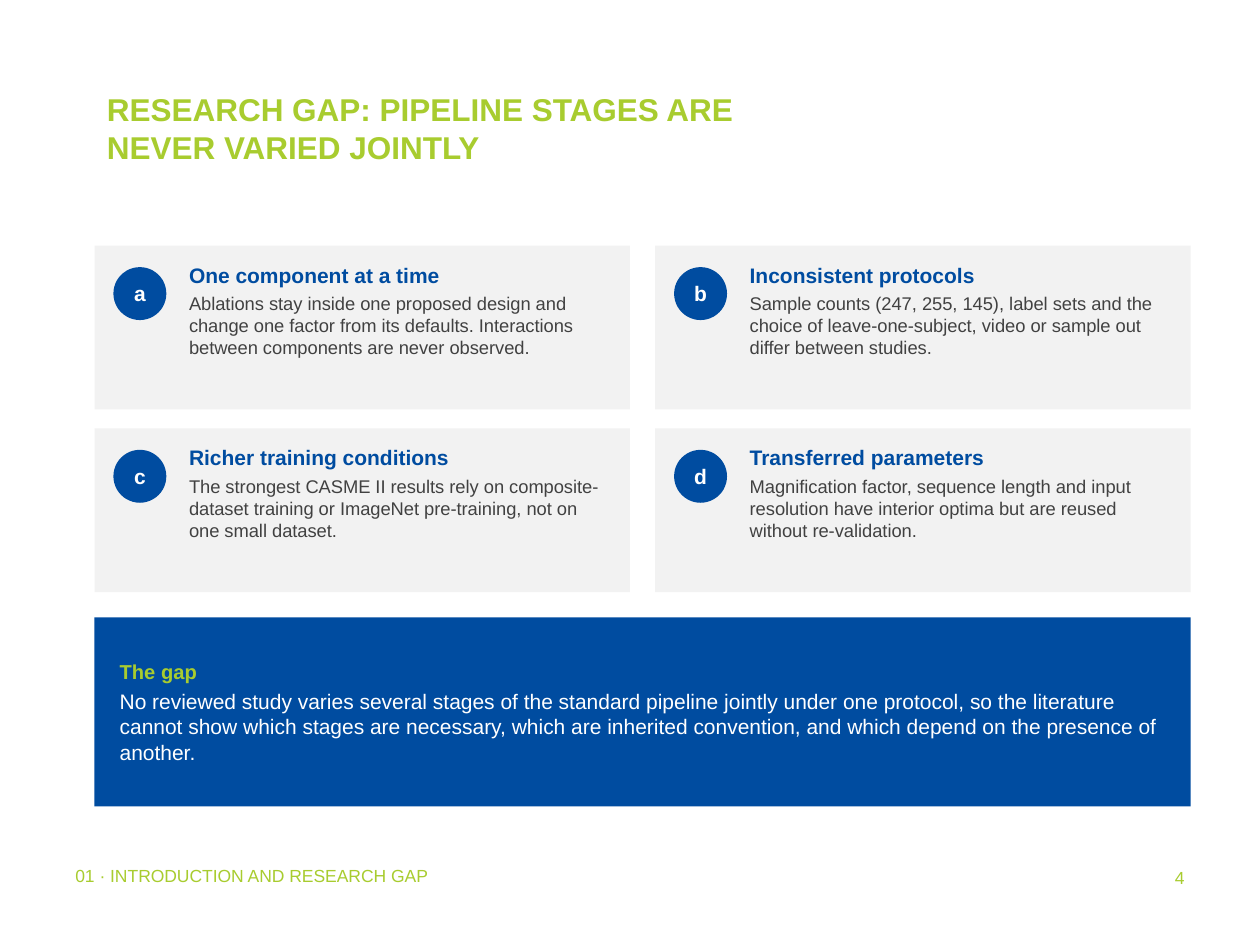
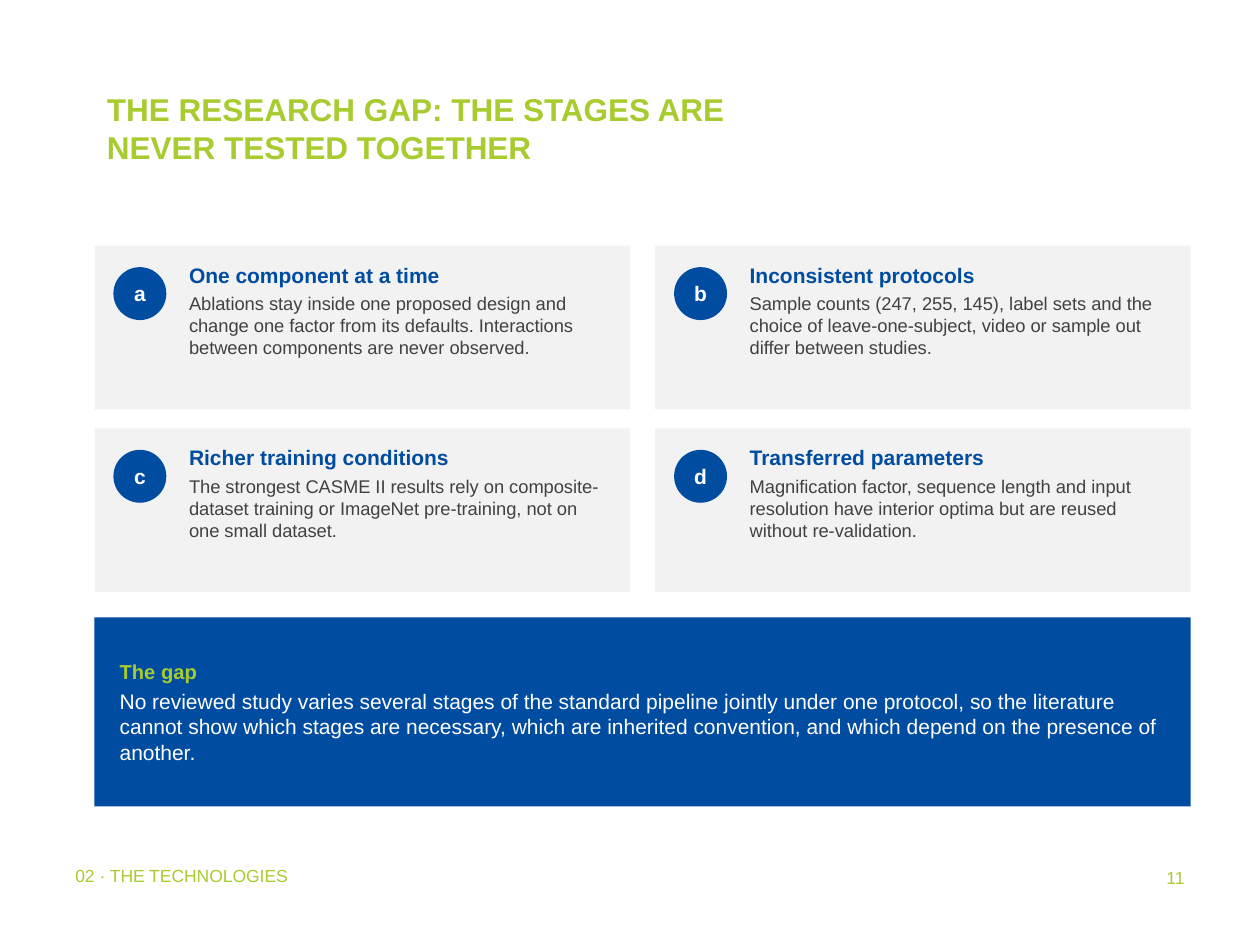
Before and after one commit to addhyan2000/FinalMERThesis, a slide deck: slide 11 of MER_Thesis_Defence.pptx (slide 4 before the commit). Drawn at 1260x945 pixels with LibreOffice and Linux fonts; fonts in the diff are those of the drawing; background and template pictures are left out. Boxes give left, top, right and bottom in pixels: in the first picture for what was removed or moved away, otherwise in the second. Text is boxed around its words. In the diff, an @@ line names an element or a change of style, - is before the commit and + after.

```diff
--- a/MER_Thesis_Defence.pptx
+++ b/MER_Thesis_Defence.pptx
@@ title at (x1=107, y1=99, x2=724, y2=160): text changed @@
-RESEARCH GAP: PIPELINE STAGES ARE NEVER VARIED JOINTLY
+THE RESEARCH GAP: THE STAGES ARE NEVER TESTED TOGETHER
@@ text at (x1=75, y1=870, x2=288, y2=882): text changed @@
-01 · INTRODUCTION AND RESEARCH GAP
+02 · THE TECHNOLOGIES
@@ page number at (x1=1166, y1=872, x2=1184, y2=884): text changed @@
-4
+11
```
Also in this commit, not shown: 36 other slides changed, 9 slides added, 2 slides removed, 1 other file.
